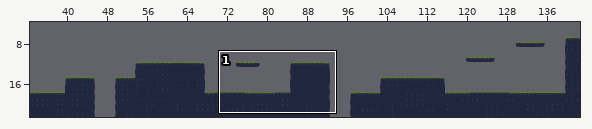
A Tiled map gets an edit: ScifiDruid/bin/Debug/net6.0/Content/Stage1.tmx. Above, an overview of the earlier version with the close-up marked.
Close-up. Before the edit:
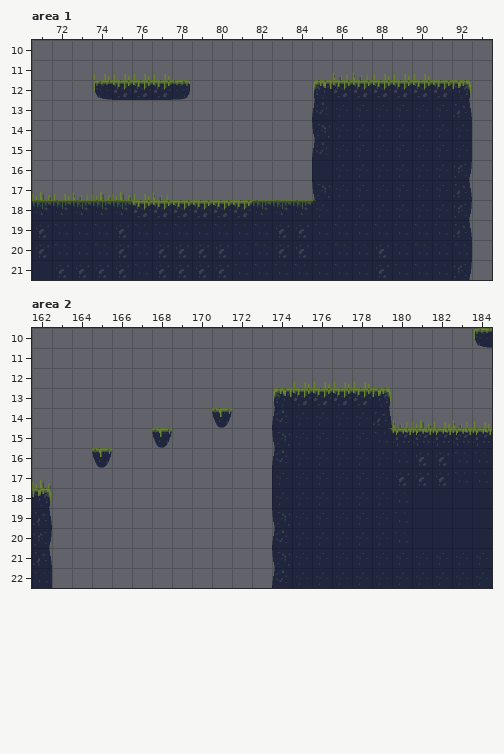
Cells are 32x32 px. Shown: area 1 x 71..93, y 10..21; area 2 x 162..184, y 10..22. The commit also changed other parts of the map, which this record leaves out.
New version:
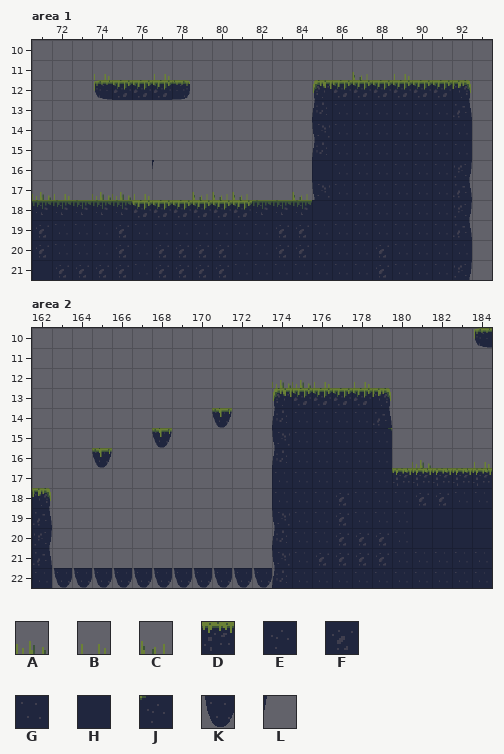
Key: from "tileset1": A 0, B 1, C 2, D 8, E 17, F 18, G 19, H 20, J 21, K 26, L 27.
_ is an empty cell, . an unchanged one.
Changes in this commit:
--- layer "Blocks", area 1
@@ x 85..85 @@
-18 J
+18 H
--- layer "Props", area 1
@@ x 75..90 @@
-11 BB.........C.B.B
+11 __........._._._
@@ x 73..84 @@
-16 ...._.......
-17 C...C.___.._
+16 ....L.......
+17 _..._.CCC..C
--- layer "Blocks", area 2
@@ x 163..184 @@
-15 .................DDDDD
-16 .................GFFGG
-17 .................FFFGG
-18 ..............E...HH..
-19 ..............E.......
-20 ..............EEE.....
-21 .............EEEE.....
-22 ___________...........
+15 ................._____
+16 ................._____
+17 .................DDDDD
+18 ..............F...FF..
+19 ..............F.......
+20 ..............FFF.....
+21 .............FFFF.....
+22 KKKKKKKKKKK...........
--- layer "Props", area 2
@@ x 174..177 @@
-12 _B.B
+12 AA._
@@ x 180..184 @@
-14 CABCB
+14 _____
@@ x 162..184 @@
-16 ..................._.._
-17 A......................
+16 ...................A..B
+17 _......................
